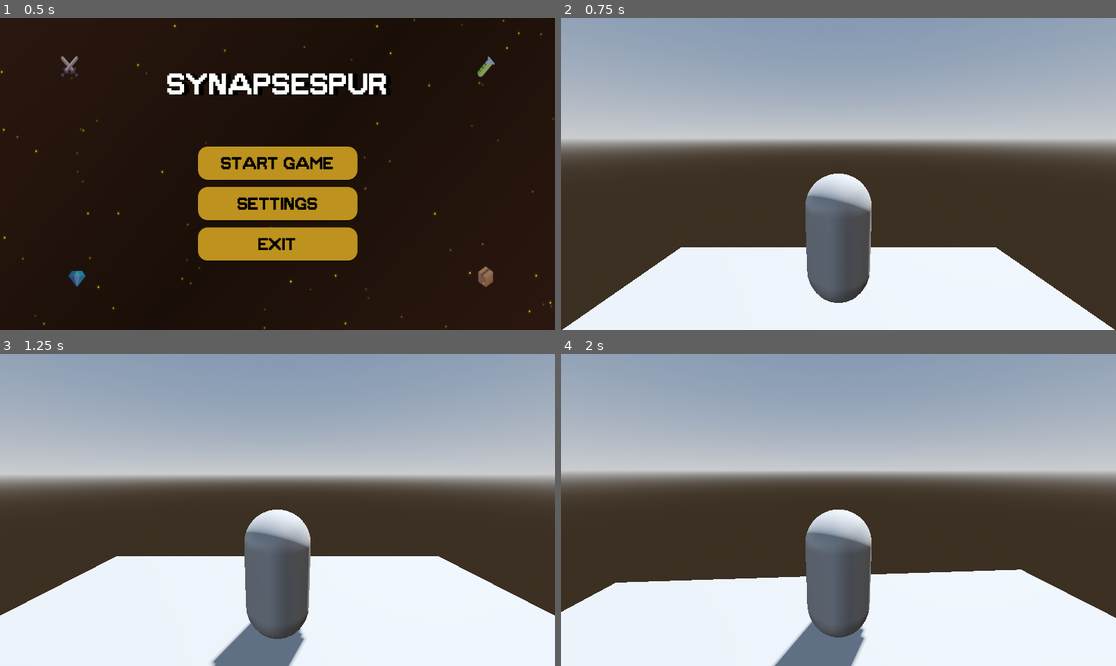
Above: before the commit, frames 1-4 (two rows, left to right).
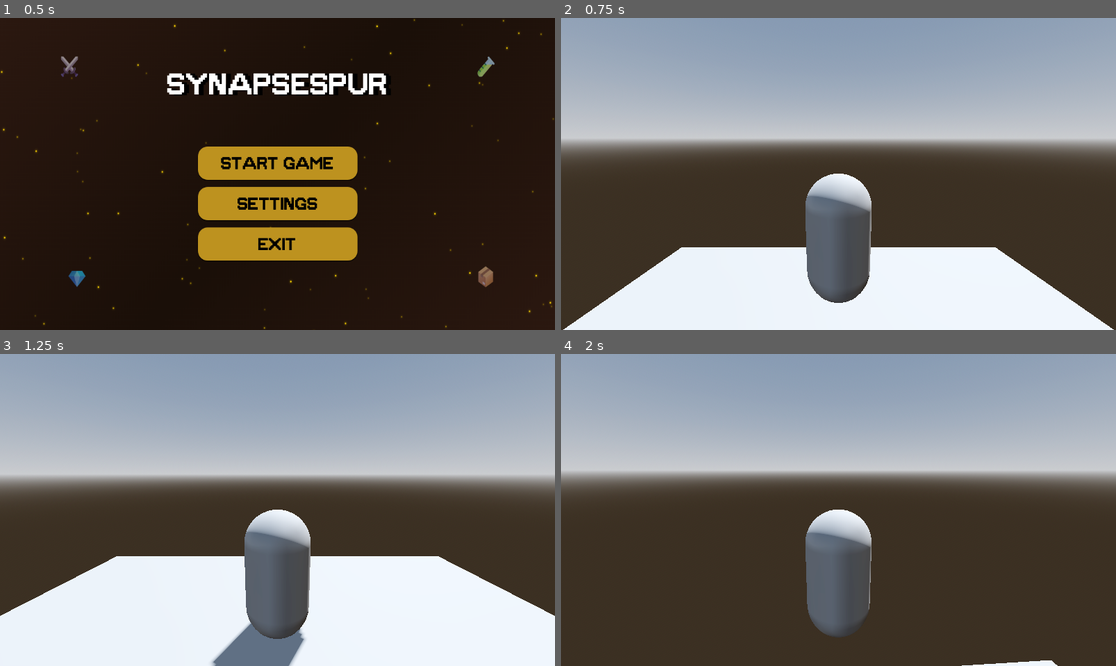
Above: after the commit, the same moments.

Repository: Tyler987/GameCapstone
Game: Godot game, scene res://MainMenu.tscn
Two runs of this game, one before a commit and one after it. Both use one fixed random seed, a clock stepped at 60 frames per second and the inputs below.
Inputs (mouse positions are in pixels of both pictures, inside the frame that each line leads up to):
- Up to frame 1 (0.5 s): no input
- Up to frame 2 (0.75 s): click "Start Game" at 0.5 s
- Up to frame 3 (1.25 s): no input
- Up to frame 4 (2 s): move the mouse to (866, 510) at 1.27 s; hold W (move_forward) from 1.28 s (still down); tap Space (jump, bound only after the commit) at 1.35, 1.52, 1.82 s

Frame 1 is identical in both runs. In frame 2, less than 0.1% of the frame differs, in the area x 0-100%, y 73-100%; in frame 3, less than 0.1%; in frame 4, 25%, in the area x 0-100%, y 69-100%.

Commit message:
Added gravity & jumping for RigidBody3D

Diff:
--- a/player.gd
+++ b/player.gd
@@ -2,6 +2,10 @@
 var mouse_sensitivity := 0.001
 var twist_input := 0.0
 var pitch_input := 0.0
+
+#jump
+var jump_strength := 10.0
+var is_on_floor := false
 
 @onready var twist_pivot := $TwistPivot
 @onready var pitch_pivot := $TwistPivot/PitchPivot
@@ -9,11 +13,18 @@
 func _ready() -> void:
 	Input.set_mouse_mode(Input.MOUSE_MODE_CAPTURED)
 
+	gravity_scale = 0.9
+	lock_rotation = true
+
 func _process(delta: float) -> void:
 	var input := Vector3.ZERO
 	input.x = Input.get_axis("move_left", "move_right")
 	input.z = Input.get_axis("move_forward", "move_back")
 	apply_central_force(twist_pivot.basis * input *1200.0 * delta)
+
+#jump
+	if Input.is_action_just_pressed("jump") and is_on_floor:
+		apply_central_impulse(Vector3.UP * jump_strength)
 
 	if Input.is_action_just_pressed("ui_cancel"):
 		Input.set_mouse_mode(Input.MOUSE_MODE_VISIBLE)
@@ -30,3 +41,14 @@
 		if Input.get_mouse_mode() == Input.MOUSE_MODE_CAPTURED:
 			twist_input = - event.relative.x * mouse_sensitivity
 			pitch_input = - event.relative.y * mouse_sensitivity
+
+
+func _physics_process(delta: float) -> void:
+	var space_state = get_world_3d().direct_space_state
+	var query = PhysicsRayQueryParameters3D.create(
+		global_position,
+		global_position + Vector3.DOWN * 1.1
+	)
+	query.exclude = [self]
+	var result = space_state.intersect_ray(query)
+	is_on_floor = result.size() > 0
--- a/project.godot
+++ b/project.godot
@@ -37,6 +37,11 @@
 "events": [Object(InputEventKey,"resource_local_to_scene":false,"resource_name":"","device":-1,"window_id":0,"alt_press …(192 unchanged characters)…
 ]
 }
+jump={
+"deadzone": 0.2,
+"events": [Object(InputEventKey,"resource_local_to_scene":false,"resource_name":"","device":-1,"window_id":0,"alt_pressed":false,"shift_pressed":false,"ctrl_pressed":false,"meta_pressed":false,"pressed":false,"keycode":0,"physical_keycode":32,"key_label":0,"unicode":32,"location":0,"echo":false,"script":null)
+]
+}
 
 [rendering]
 
